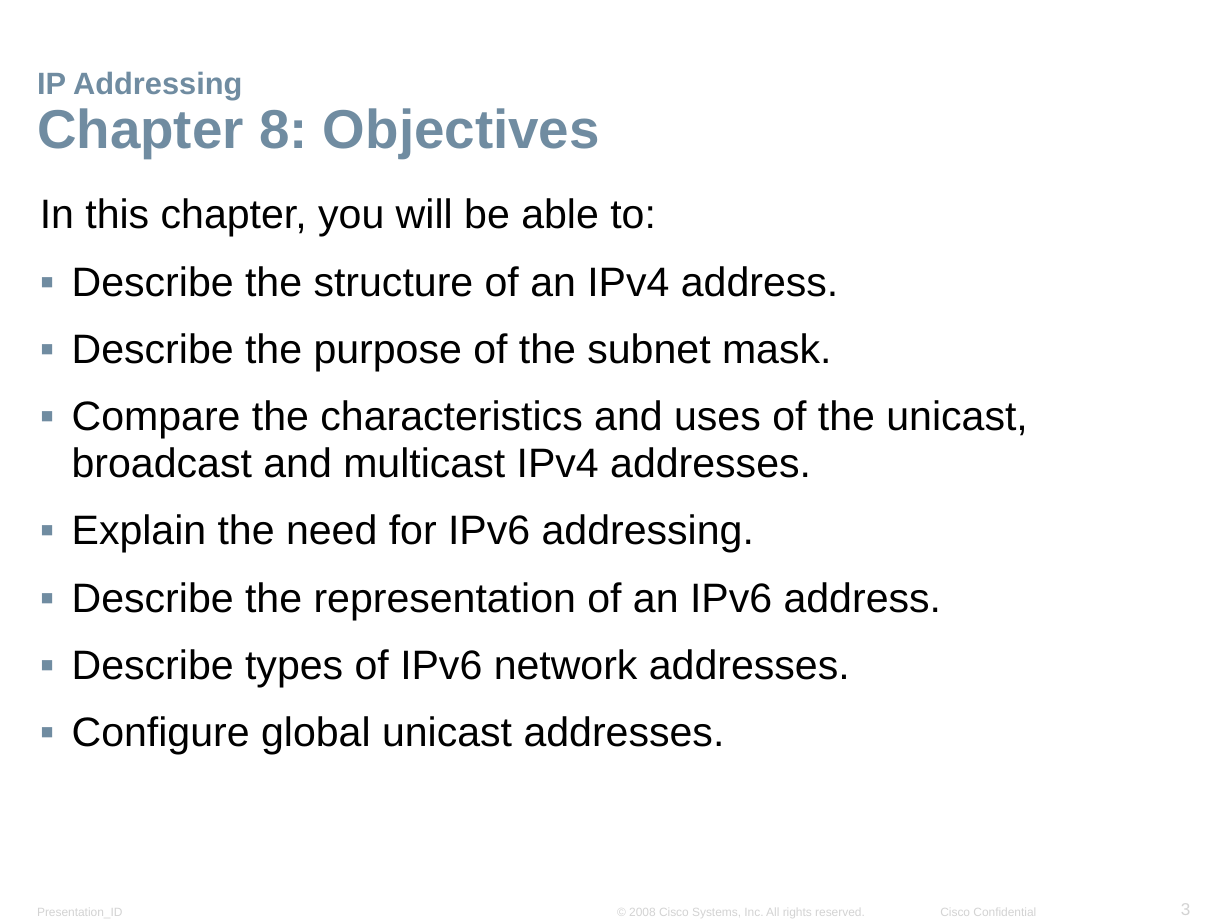
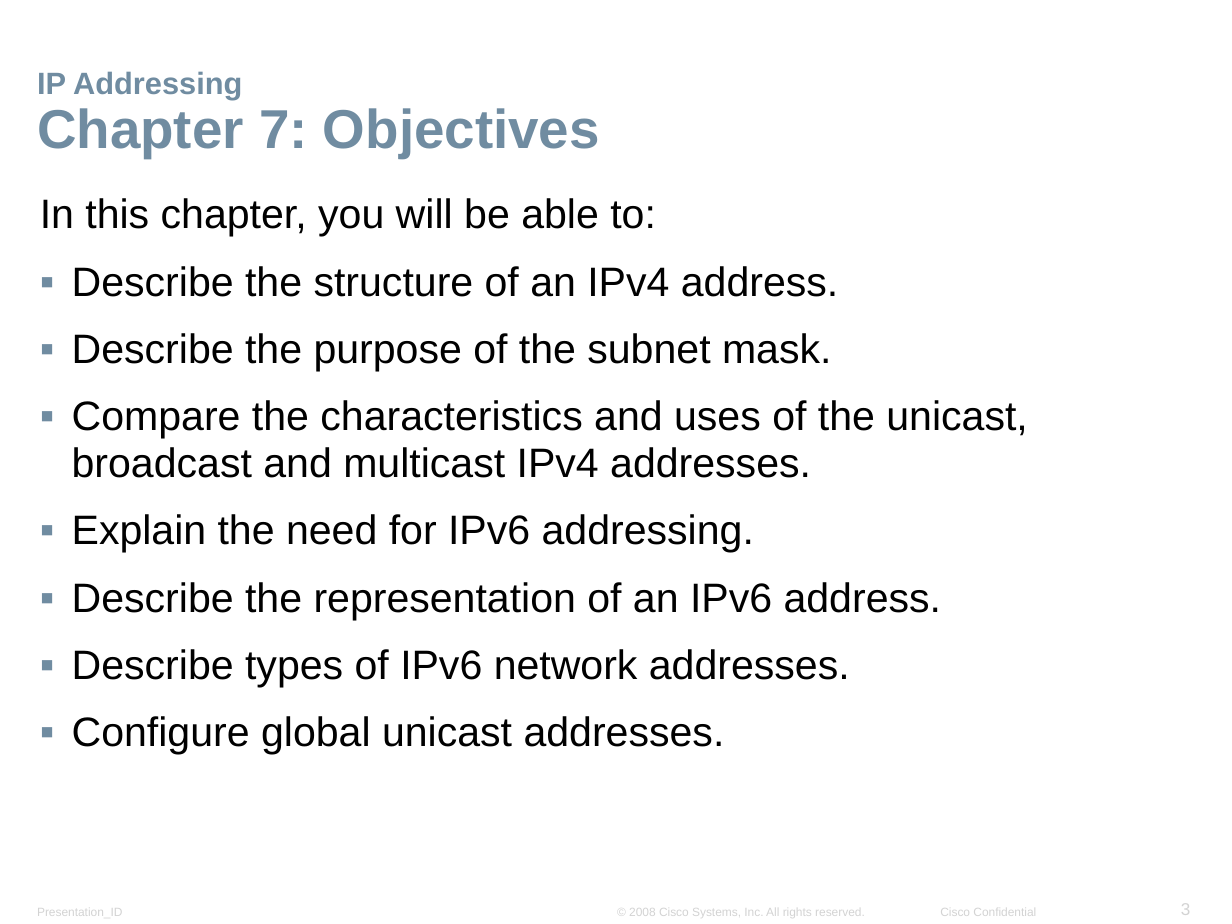
Before and after one commit to marcustut/CS-Learning, a slide deck: slide 3 of SoftwareEngineering_TARUC/Y1S3/BAIT1013 Intro To Computer Network/Lecture/Chapter 7 IP Addressing.pptx. Drawn at 1232x924 pixels with LibreOffice and Linux fonts; fonts in the diff are those of the drawing; background and template pictures are left out. Boxes give left, top, right and bottom in pixels: in the first picture for what was removed or moved away, otherwise in the second. Text is boxed around its words. In the diff, an @@ line names an element or a change of style, - is before the commit and + after.

```diff
--- a/SoftwareEngineering_TARUC/Y1S3/BAIT1013 Intro To Computer Network/Lecture/Chapter 7 IP Addressing.pptx
+++ b/SoftwareEngineering_TARUC/Y1S3/BAIT1013 Intro To Computer Network/Lecture/Chapter 7 IP Addressing.pptx
@@ title at bbox=[37, 71, 600, 158]: text changed @@
-IP Addressing
-Chapter 8: Objectives
+IP Addressing
+Chapter 7: Objectives
```
Also in this commit, not shown: 2 other slides changed, 12 other files.
